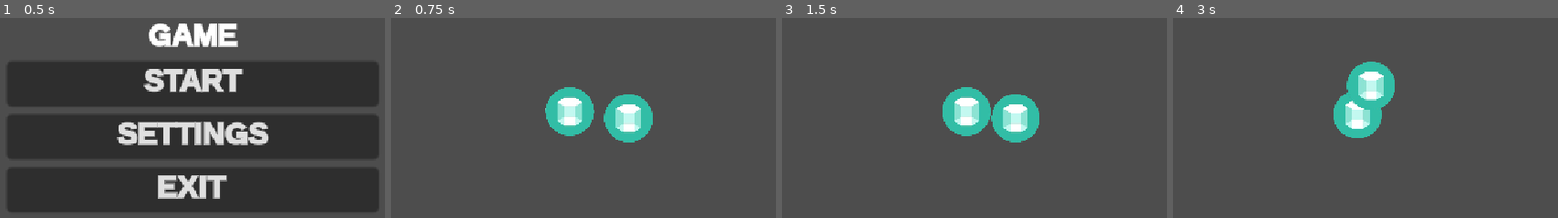
Above: before the commit, frames 1-4 (left to right).
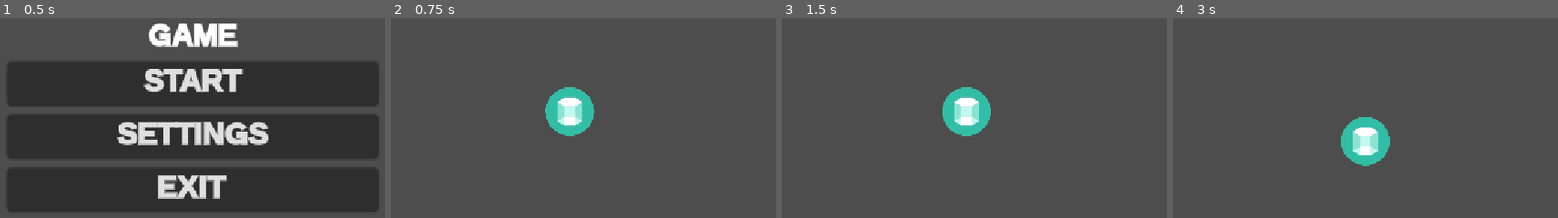
Above: after the commit, the same moments.

Repository: Oncomito/BBArsenal
Game: Godot game, scene res://scenes/ui/main_menu.tscn
Same seed, same stepped clock (60 frames per second), same inputs: the game is played once before the commit and once after it.
Inputs:
- Up to frame 1 (0.5 s): no input
- Up to frame 2 (0.75 s): click "Start" at 0.5 s
- Up to frame 3 (1.5 s): tap Enter at 1.25 s; hold D (right) from 1.28 s (still down)
- Up to frame 4 (3 s): release D (right) at 2.03 s; hold S (down) 2.03-2.78 s; hold D (right) from 2.78 s (still down)

Frame 1 is identical in both runs. In frame 2, 2.4% of the frame differs, in the area x 55-69%, y 38-63%; in frame 3, 2.4%; in frame 4, 5.7%, in the area x 41-58%, y 21-75%.

Commit message:
adding acceleration to player movement

Diff:
--- a/scenes/main/test.tscn
+++ b/scenes/main/test.tscn
@@ -1,13 +1,8 @@
 [gd_scene format=3 uid="uid://dj4um17nwfj2p"]
 
 [ext_resource type="PackedScene" uid="uid://bmbs7r5mwg5av" path="res://scenes/player/player.tscn" id="1_h3hfy"]
-[ext_resource type="Texture2D" uid="uid://dy6ribvok6bor" path="res://icon.svg" id="2_bdhu5"]
 
 [node name="Test" type="Node2D" unique_id=765046646]
 
 [node name="Player" parent="." unique_id=1797968289 instance=ExtResource("1_h3hfy")]
 position = Vector2(18, 15)
-
-[node name="Icon" type="Sprite2D" parent="." unique_id=1066964762]
-position = Vector2(327, 50)
-texture = ExtResource("2_bdhu5")
--- a/scenes/player/player.gd
+++ b/scenes/player/player.gd
@@ -1,10 +1,17 @@
 extends CharacterBody2D
 
-@export var speed: float = 250.0
+@export var speed: float = 1250.0
+@export var acceleration: float = 2000.0
+@export var friction: float = 1800.0
 
 func _physics_process(delta: float) -> void:
-	var input_direction := Input.get_vector(
-		"left", "right", "up", "down"
-	)
-	velocity = input_direction * speed
+	_input_move(delta)
+
+func _input_move(delta: float) -> void:
+	var input_direction := Input.get_vector("left", "right", "up", "down")
+
+	if input_direction != Vector2.ZERO:
+		self.velocity = self.velocity.move_toward(input_direction * speed, acceleration * delta)
+	else:
+		velocity = self.velocity.move_toward(Vector2.ZERO, friction * delta)
 	move_and_slide()
